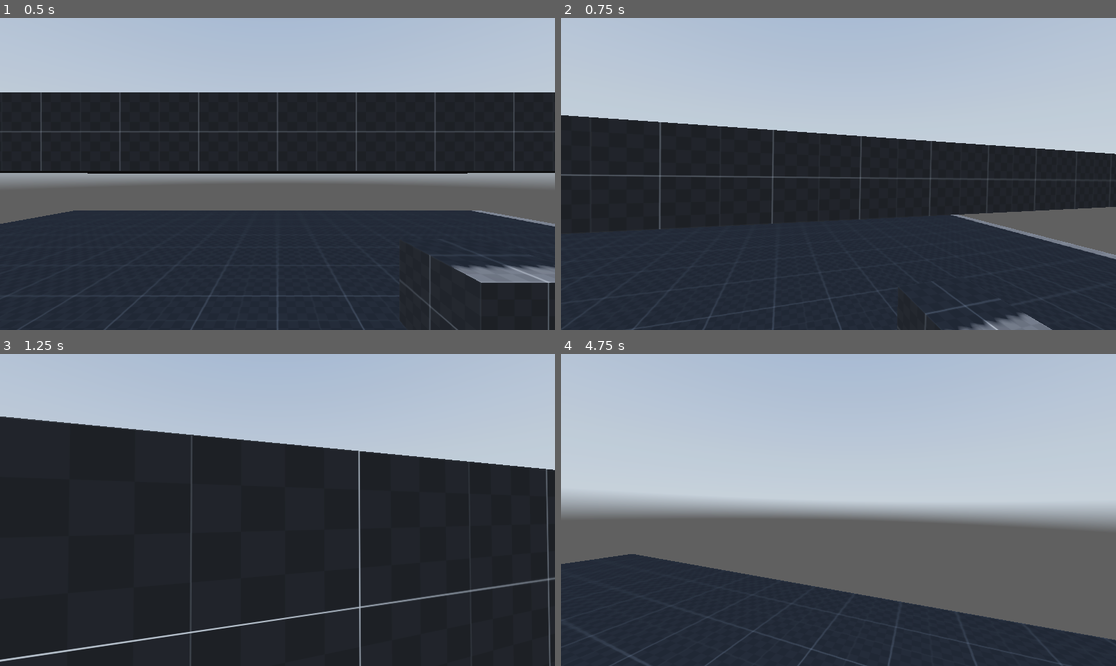
Above: before the commit, frames 1-4 (two rows, left to right).
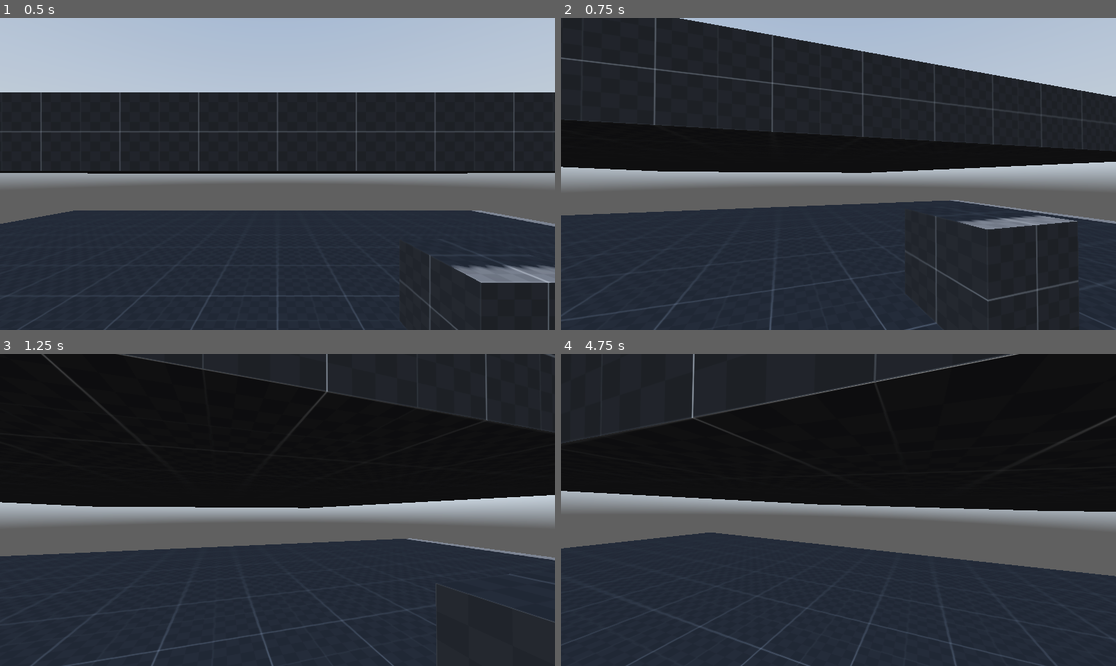
Above: after the commit, the same moments.

Repository: DrSpaniel/_Godot
Game: Godot game, scene res://scenes/main.tscn
Same seed, same stepped clock (60 frames per second), same inputs: the game is played once before the commit and once after it. A sky picture missing from this copy of the repository is replaced by a grey-blue gradient.
Inputs (mouse positions are in pixels of both pictures, inside the frame that each line leads up to):
- Up to frame 1 (0.5 s): no input
- Up to frame 2 (0.75 s): tap Enter at 0.5 s; move the mouse to (866, 174) at 0.52 s; hold W (forward) from 0.53 s (still down); hold Space (crouch, bound only after the commit) from 0.53 s (still down)
- Up to frame 3 (1.25 s): keep holding W (forward); keep holding Space (crouch, bound only after the commit); tap Ctrl (crouch, bound only before the commit) at 0.8 s
- Up to frame 4 (4.75 s): keep holding W (forward); move the mouse to (810, 510) at 1.27 s; release Space (crouch, bound only after the commit) at 1.28 s; tap Ctrl (crouch, bound only before the commit) at 1.35, 2.3 s; tap Space (crouch, bound only after the commit) at 1.55, 2.85, 4.55 s; move the mouse to (849, 503) at 2.02 s; press the mouse at (849, 503) at 2.03 s; move the mouse to (832, 516) at 2.77 s; release the mouse at (832, 516) at 2.78 s; move the mouse to (877, 513) at 3.52 s; hold Ctrl (crouch, bound only before the commit) 3.53-4.28 s; move the mouse to (794, 506) at 4.27 s; tap Alt (freelook) at 4.35 s

Frame 1 is identical in both runs. In frame 2, 49% of the frame differs, in the area x 0-100%, y 0-100%; in frame 3, 55%; in frame 4, 63%.

Commit message:
playing with some stuff
i made the outer wilds jump! some jank tho.

when sprinting the jump no longer works. also idk how to feel about crouching in the air.

also, sliding wont work. that requires moving some code around. later!

Diff:
--- a/fps_test1/project.godot
+++ b/fps_test1/project.godot
@@ -44,7 +44,7 @@
 }
 crouch={
 "deadzone": 0.2,
-"events": [Object(InputEventKey,"resource_local_to_scene":fa …(140 unchanged characters)… d":false,"keycode":0,"physical_keycode":4194326,"key_label":0,"unicode":0,"location":0,"echo":false,"script":null)
+"events": [Object(InputEventKey,"resource_local_to_scene":fa …(140 unchanged characters)… d":false,"keycode":0,"physical_keycode":32,"key_label":0,"unicode":32,"location":0,"echo":false,"script":null)
 ]
 }
 esc={
--- a/fps_test1/scripts/player.gd
+++ b/fps_test1/scripts/player.gd
@@ -116,10 +116,6 @@
 		print("freelooking:", freelook)
 		print("sliding:", sliding)
 
-
-	#print(crouched_collision.position.y)
-
-
 	# Handling movement states
 
 	# Crouching
@@ -139,7 +135,6 @@
 			freelook = true
 			print("slide begin")
 
-
 		walking = false
 		sprinting = false
 		crouched = true
@@ -159,7 +154,10 @@
 			walking = false
 			sprinting = true
 			crouched = true
-
+		elif Input.is_action_just_released("crouch") and is_on_floor():
+			velocity.y = jump_velocity
+			sliding = false
+			animation_player.play("jumping")
 		else:
 			# Walking
 			current_speed = lerp(current_speed, walking_speed, delta * lerp_speed)
@@ -217,10 +215,11 @@
 		velocity += get_gravity() * delta
 
 	# Handle jump.
-	if Input.is_action_just_pressed("jump") and is_on_floor() :		#disables normal jump when crouch is pressed. idk why im doing this but i wanna see if i can make a crouch jump
-		velocity.y = jump_velocity
-		sliding = false
-		animation_player.play("jumping")
+	#if Input.is_action_pressed("jump") and is_on_floor() :		#disables normal jump when crouch is pressed. idk why im doing this but i wanna see if i can make a crouch jump
+
+		#velocity.y = jump_velocity
+		#sliding = false
+		#animation_player.play("jumping")
 
 	# Handle landing animations
 	if is_on_floor():
@@ -236,12 +235,11 @@
 				print("regular fall")
 				animation_player.play("softlanding")
 
-	# Get the input direction and handle the movement/deceleration.
-	# As good practice, you should replace UI actions with custom gameplay actions.
-
-	if is_on_floor():
+	# Player movement
+
+	if is_on_floor():		#for floor control.
 		direction = lerp(direction, (transform.basis * Vector3(input_dir.x, 0, input_dir.y)).normalized(), delta*lerp_speed)
-	else:
+	else:		#for air control. more floaty
 		if input_dir != Vector2.ZERO:
 			direction = lerp(direction, (transform.basis * Vector3(input_dir.x, 0, input_dir.y)).normalized(), delta*air_lerp)
 
@@ -257,6 +255,6 @@
 		velocity.x = move_toward(velocity.x, 0, current_speed)
 		velocity.z = move_toward(velocity.z, 0, current_speed)
 
-	last_velocity = velocity
+	last_velocity = velocity	# used to see how hard the player lands.
 
 	move_and_slide()
